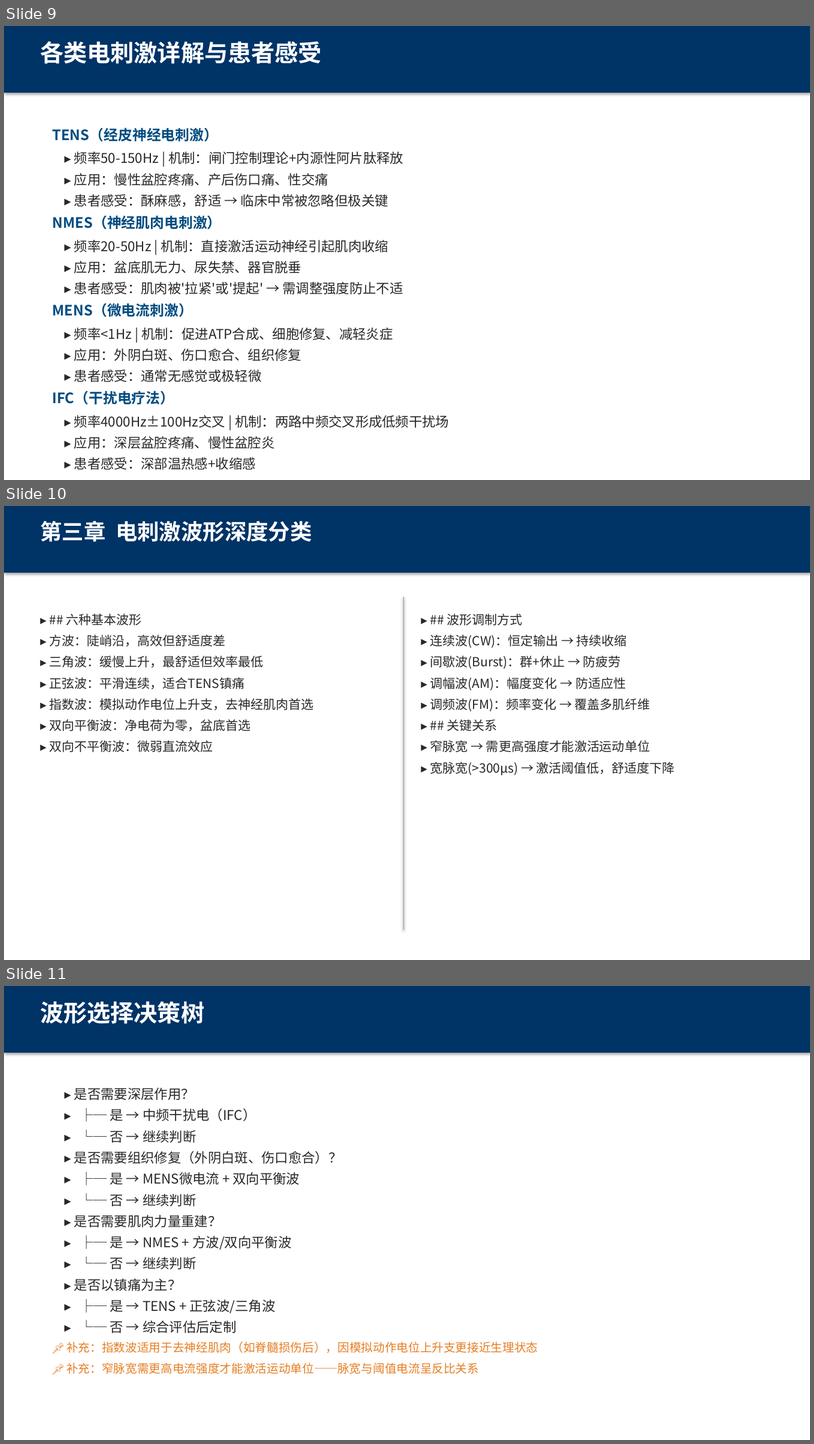
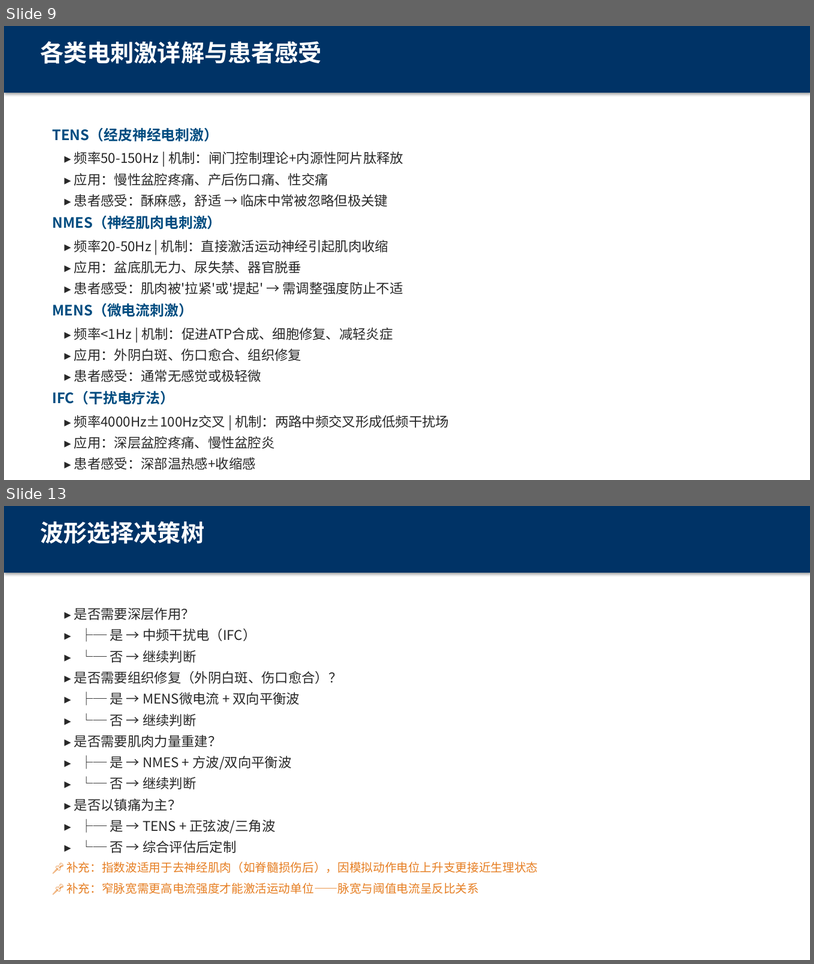
Before and after one commit to sandyoy/echoes, a slide deck: docs/圆爱康/02_培训材料/电刺激治疗与生物反馈-盆底康复培训_v4.0.pptx. Shown one above the other, each under a label of ours: slides 9, 10 and 11 before the commit, slides 9 and 13 after it; the slides between them are not shown. The pictures are 814x1444 and 814x964 pixels, drawn with LibreOffice and Linux fonts; fonts in the diff are those of the drawing. Boxes give left, top, right and bottom in pixels: in the first picture for what was removed or moved away, otherwise in the second. Text is boxed around its words. In the diff, an @@ line names an element or a change of style, - is before the commit and + after.

Commit message:
小龙虾: ①第二章低频电刺激每个缩写加全称+中文名 ②中频拆分IFC+调制中频详述 ③第三章新增六种波形示意图（方波/三角波/正弦波/指数波/双向平衡波/双向不平衡波）④波形调制方式补充 ⑤第四章拆为生物反馈原理+Glazer评估两页+报告解读三型详述

```diff
--- a/docs/圆爱康/02_培训材料/电刺激治疗与生物反馈-盆底康复培训_v4.0.pptx
+++ b/docs/圆爱康/02_培训材料/电刺激治疗与生物反馈-盆底康复培训_v4.0.pptx
@@ slide 10 removed at (x1=4, y1=506, x2=810, y2=960), background #FFFFFF @@
@@ rectangle removed at (x1=4, y1=506, x2=810, y2=573) @@
@@ text removed at (x1=40, y1=520, x2=312, y2=542) @@
-第三章 电刺激波形深度分类
@@ text removed at (x1=66, y1=613, x2=142, y2=625) @@
-▸ ## 六种基本波形
@@ rectangle removed at (x1=403, y1=597, x2=404, y2=930) @@
@@ text removed at (x1=447, y1=613, x2=523, y2=625) @@
-▸ ## 波形调制方式
@@ text removed at (x1=50, y1=634, x2=226, y2=646) @@
-▸ 方波：陡峭沿，高效但舒适度差
@@ text removed at (x1=431, y1=634, x2=627, y2=648) @@
-▸ 连续波(CW)：恒定输出 → 持续收缩
@@ text removed at (x1=50, y1=655, x2=264, y2=667) @@
-▸ 三角波：缓慢上升，最舒适但效率最低
@@ text removed at (x1=431, y1=655, x2=621, y2=669) @@
-▸ 间歇波(Burst)：群+休止 → 防疲劳
@@ text removed at (x1=50, y1=677, x2=245, y2=689) @@
-▸ 正弦波：平滑连续，适合TENS镇痛
@@ text removed at (x1=431, y1=677, x2=626, y2=690) @@
-▸ 调幅波(AM)：幅度变化 → 防适应性
@@ text removed at (x1=50, y1=698, x2=314, y2=710) @@
-▸ 指数波：模拟动作电位上升支，去神经肌肉首选
@@ text removed at (x1=431, y1=698, x2=651, y2=711) @@
-▸ 调频波(FM)：频率变化 → 覆盖多肌纤维
@@ text removed at (x1=50, y1=719, x2=251, y2=731) @@
-▸ 双向平衡波：净电荷为零，盆底首选
@@ text removed at (x1=447, y1=719, x2=498, y2=731) @@
-▸ ## 关键关系
@@ text removed at (x1=50, y1=740, x2=213, y2=752) @@
-▸ 双向不平衡波：微弱直流效应
@@ text removed at (x1=431, y1=740, x2=650, y2=752) @@
-▸ 窄脉宽 → 需更高强度才能激活运动单位
@@ text removed at (x1=431, y1=762, x2=675, y2=775) @@
-▸ 宽脉宽(>300μs) → 激活阈值低，舒适度下降
@@ what was slide 11 is now slide 13 @@
```
Also in this commit, not shown: 6 slides added, 1 other slide removed.
